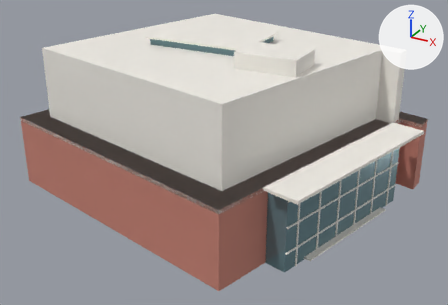
What one commit did to the glTF model assets/models/communal.glb.
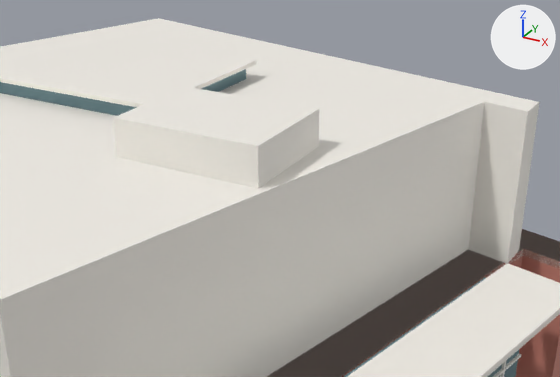
Old and new are each drawn whole from a 50 mm lens placed at (40.9, -72.5, 40.7), pointed at (2.3, -2.3, 5.7) and again close up from a 50 mm lens placed at (30.8, -35.1, 33.7), pointed at (14.0, -4.5, 18.4). Arrows for +X, +Y and +Z are at upper right; the lights stay in place. The first two pictures are the older version. Where no turn or scale is listed for an object, it has been applied to the vertices.

The first close-up shows 'COM_atrium', 'COM_canopy', 'COM_lower', 'COM_roof_edge', 'COM_roof_plant', 'COM_skylight', 'COM_skylight_rim', 'COM_terrace_edge', 'COM_upper' and 2 more.
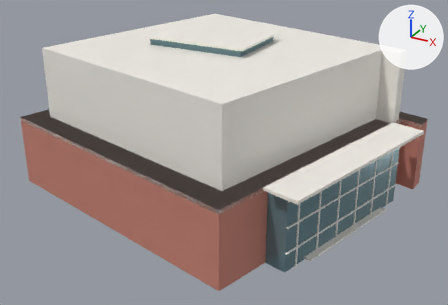
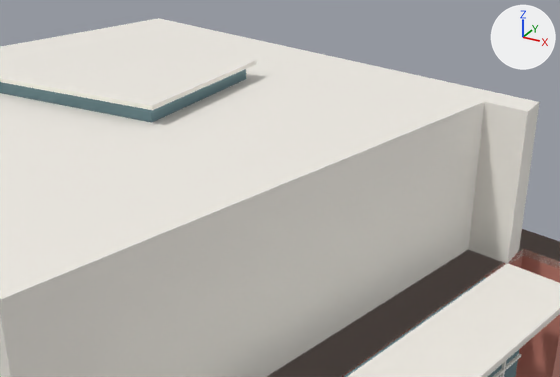
What changed in the scene script:
```text
Remove ob_com_roof_plant:
    ob_com_roof_plant = bpy.data.objects.new('COM_roof_plant', me_cube_002)
    ob_com_roof_plant.location = (10.84, -5.02, 20.9)
```

Boxes (x1, y1, x2, y2) around the edits, measured in the close-ups (560 x 377 px):
'COM_roof_plant', deleted
    before: (113, 87, 319, 189)
